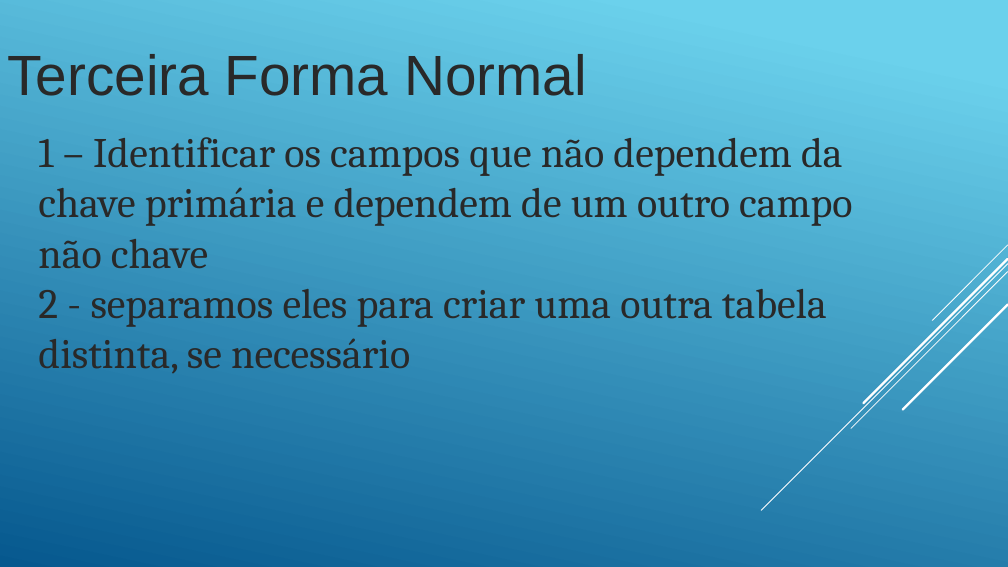
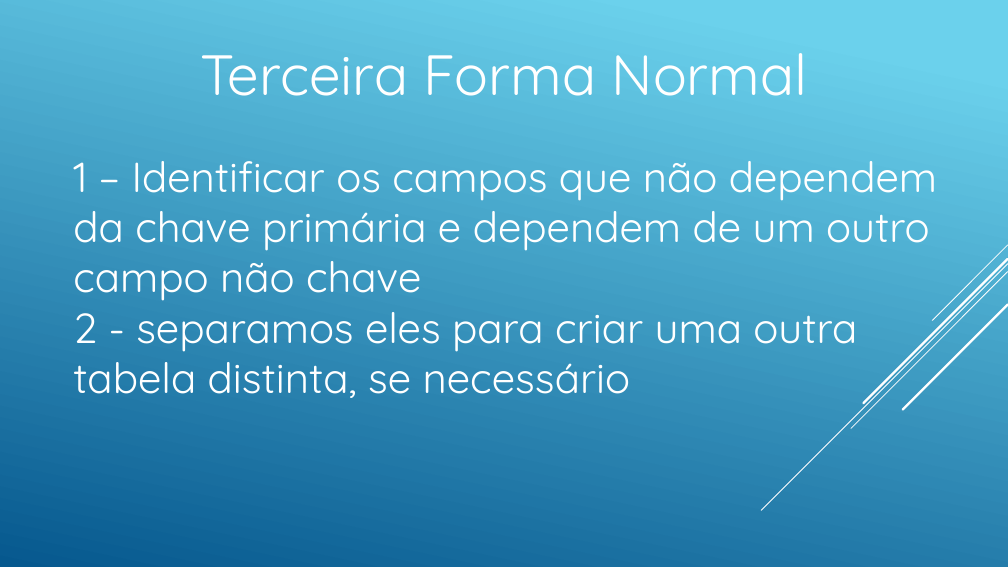
Before and after one commit to andreneves/BDIII, a slide deck: slide 18 of BDIIIA10.pptx. Drawn at 1008x567 pixels with LibreOffice and Linux fonts; fonts in the diff are those of the drawing. Boxes give left, top, right and bottom in pixels: in the first picture for what was removed or moved away, otherwise in the second. Text is boxed around its words. In the diff, an @@ line names an element or a change of style, - is before the commit and + after.

```diff
--- a/BDIIIA10.pptx
+++ b/BDIIIA10.pptx
@@ text "Terceira Forma Normal" at box(201, 53, 808, 96): font Arial to Quicksand, text colour #292929 to #FFFFFF; alignment left to centre @@
@@ text "1 – Identificar os campos ...": place and size @@
-text "1 – Identificar os campos ..." at box(38, 137, 852, 373)
+text "1 – Identificar os campos ..." at box(73, 161, 937, 398)
@@ text "1 – Identificar os campos ..." at box(73, 161, 937, 398): font Cambria to Quicksand, text colour #292929 to #FFFFFF @@
```
Also in this commit, not shown: 16 other slides changed.
